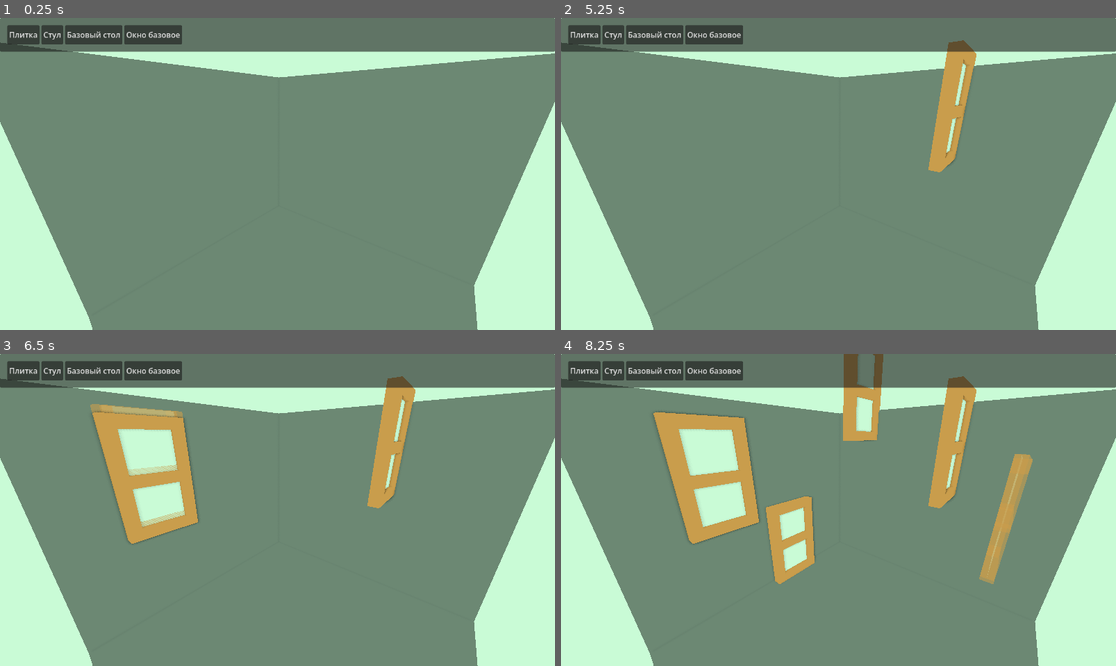
Above: before the commit, frames 1-4 (two rows, left to right).
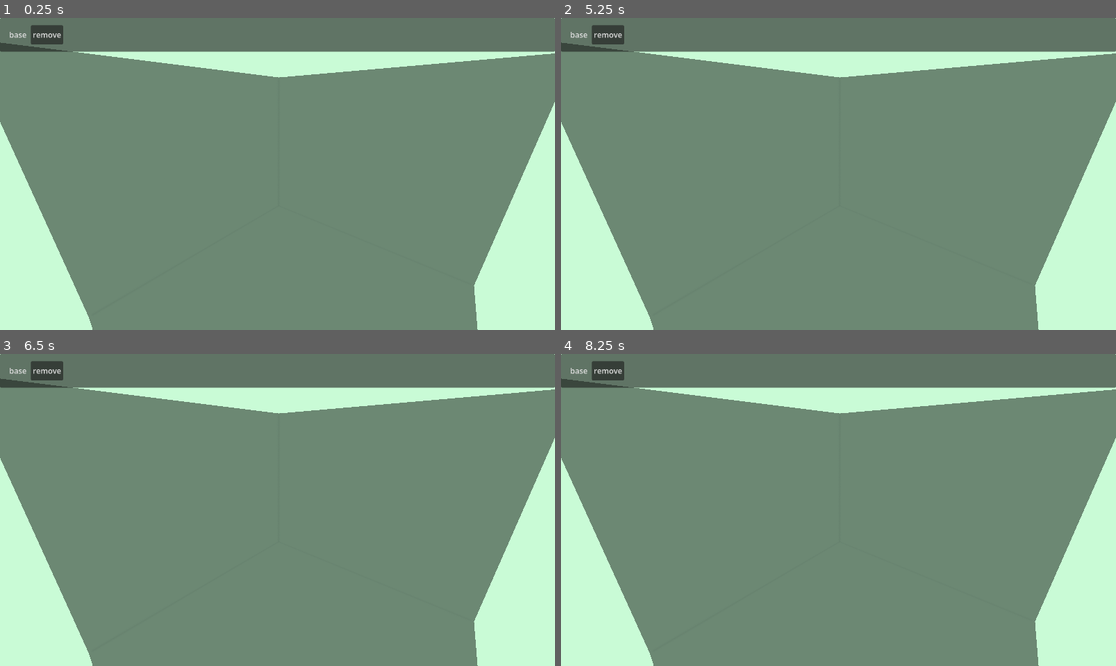
Above: after the commit, the same moments.

Repository: kotofeyy/cozy_lego_game
Game: Godot game, scene res://scenes/main.tscn
Same seed, same stepped clock (60 frames per second), same inputs: the game is played once before the commit and once after it.
Inputs (mouse positions are in pixels of both pictures, inside the frame that each line leads up to):
- Up to frame 1 (0.25 s): no input
- Up to frame 2 (5.25 s): click (583, 33) at 0.5 s, where only the run before the commit has a clickable "Плитка"; click (577, 33) at 1.25 s, where only the run after the commit has a clickable "base"; click (610, 33) at 2 s, where only the run before the commit has a clickable "Стул"; click (605, 33) at 2.75 s, where only the run after the commit has a clickable "remove"; click (655, 33) at 3.5 s, where only the run before the commit has a clickable "Базовый стол"; click (716, 33) at 4.25 s, where only the run before the commit has a clickable "Окно базовое"; tap Enter at 5 s; move the mouse to (960, 158) at 5.02 s; press the mouse at (960, 158) at 5.03 s; hold E (rotate_right) from 5.03 s (still down)
- Up to frame 3 (6.5 s): right-click (399, 494) at 5.3 s; tap Space at 5.75 s; move the mouse to (166, 525) at 5.77 s; release E (rotate_right) at 5.78 s; release the mouse at (166, 525) at 5.78 s; hold Q (rotate_left) from 5.78 s (still down); right-click (166, 525) at 5.85 s; click (166, 525) at 6.05 s
- Up to frame 4 (8.25 s): tap Enter at 6.5, 8 s; move the mouse to (894, 441) at 6.52 s; release Q (rotate_left) at 6.53 s; press the mouse at (894, 441) at 6.53 s; hold E (rotate_right) 6.53-8.03 s; right-click (894, 441) at 6.8 s; tap Space at 7.25 s; move the mouse to (810, 572) at 7.27 s; release the mouse at (810, 572) at 7.28 s; right-click (810, 572) at 7.35 s; click (810, 572) at 7.55 s; move the mouse to (1005, 556) at 8.02 s; hold Q (rotate_left) from 8.03 s (still down); hold Middle mouse button (mouse_middle_action) from 8.03 s (still down)

The runs differ from the first frame. In frame 1, 1.6% of the frame differs, in the area x 1-33%, y 2-9%; in frame 2, 3.5%; in frame 3, 9.6%; in frame 4, 14%, in the area x 1-85%, y 0-74%.

Commit message:
генерация меню мебели из словаря. режим удаления мебели

Diff:
--- a/code/installation_of_blocks.gd
+++ b/code/installation_of_blocks.gd
@@ -7,6 +7,7 @@
 var build_timer = 0.0   # Текущий отсчет
 var group_of_current_block
 var current_block: StaticBody3D
+var delete_mode := false
 
 
 func _ready() -> void:
@@ -29,17 +30,21 @@
 		build_timer -= delta
 
 	if Input.is_action_pressed("mouse_action") and build_timer <= 0:
-		# чтобы плитки не ставились друг на друга, проверяю по группам
-		if not group == group_of_current_block:
-			draw_select_color(false)
-			place_block()
-			build_timer = build_delay # Сбрасываем таймер
-			draw_select_color(true)
+		if get_viewport().gui_get_hovered_control():
+			return
 
-	if Input.is_action_just_pressed("mouse_del"):
-		if group:
-			if group.has("placeable"):
-				object.queue_free()
+		if delete_mode:
+			if group:
+				if group.has("placeable"):
+					object.queue_free()
+		else:
+			# чтобы плитки не ставились друг на друга, проверяю по группам
+			if not group == group_of_current_block:
+				draw_select_color(false)
+				place_block()
+				build_timer = build_delay # Сбрасываем таймер
+				draw_select_color(true)
+
 
 	# вращение
 	if Input.is_action_just_pressed("rotate_left"):
@@ -50,6 +55,7 @@
 		if current_block:
 			current_block.rotation_degrees.y -= 90
 			print("rotation - ", current_block.rotation_degrees)
+
 
 func place_block() -> void:
 	if current_block:
@@ -98,6 +104,7 @@
 
 
 			type = collider.get_groups()
+		type = collider.get_groups()
 	return {
 		"pos": final_pos,
 		"type": type,
@@ -106,14 +113,19 @@
 
 
 func change_block(block) -> void:
-	var path = ItemTypes.blocks[block]["path"]
-	var new_block: PackedScene = load(path)
-	current_block = new_block.instantiate()
-	clear_current_item()
-	current_item.add_child(current_block)
-	draw_select_color(true)
-	current_block.add_to_group("placeable")
-	group_of_current_block = current_block.get_groups()
+	if block == ItemTypes.type.REMOVE:
+		clear_current_item()
+		delete_mode = true
+	else:
+		delete_mode = false
+		var path = ItemTypes.Items[block]["path"]
+		var new_block: PackedScene = load(path)
+		current_block = new_block.instantiate()
+		clear_current_item()
+		current_item.add_child(current_block)
+		draw_select_color(true)
+		current_block.add_to_group("placeable")
+		group_of_current_block = current_block.get_groups()
 
 
 func clear_current_item() ->void:
--- a/code/item_types.gd
+++ b/code/item_types.gd
@@ -3,20 +3,26 @@
 
 
 enum type {
+	REMOVE,
 	TILES_BASE,
 	CHAIR_BASE,
 	TABLE_BASE,
 	WINDOW_BASE,
 }
 
-const blocks = {
+const Items = {
+	type.REMOVE: {
+		"name": "remove",
+		"path": null,
+		"group": "remove"
+	},
 	type.TILES_BASE: {
 		"name": "tiles_base",
 		"path": "res://scenes/blocks/tiles_base.tscn",
 		"group": "tiles_base",
 	},
 	type.CHAIR_BASE: {
-		"name": "tiles_base",
+		"name": "chair_base",
 		"path": "res://scenes/blocks/chair_base.tscn",
 		"group": "chair_base",
 	},
@@ -26,7 +32,7 @@
 		"group": "table_base",
 	},
 	type.WINDOW_BASE: {
-		"name": "table_base",
+		"name": "window_base",
 		"path": "res://scenes/blocks/window_base.tscn",
 		"group": "table_base",
 	}
--- /dev/null
+++ b/code/items_panel.gd
@@ -0,0 +1,49 @@
+extends CanvasLayer
+
+@onready var h_box_container: HBoxContainer = $Panel/MarginContainer/HBoxContainer
+
+
+var items = {
+	"base": [
+		ItemTypes.type.TILES_BASE,
+		ItemTypes.type.CHAIR_BASE,
+		ItemTypes.type.TABLE_BASE,
+		ItemTypes.type.WINDOW_BASE
+	]
+
+}
+
+
+func _ready() -> void:
+	generate_buttons_for_panel()
+
+
+
+func _process(delta: float) -> void:
+	pass
+
+
+func generate_buttons_for_panel() -> void:
+	for category in items:
+		var menu = MenuButton.new()
+		menu.text = str(category)
+		h_box_container.add_child(menu)
+		var button_del = Button.new()
+		button_del.text = "remove"
+		h_box_container.add_child(button_del)
+		button_del.size_flags_horizontal = Control.SIZE_SHRINK_END
+		button_del.alignment = HORIZONTAL_ALIGNMENT_LEFT
+		button_del.pressed.connect(on_click_to_button_del)
+
+		for item: ItemTypes.type in items[category]:
+			var text = str(ItemTypes.Items[item]["name"])
+			menu.get_popup().add_check_item(text, item)
+			menu.get_popup().id_pressed.connect(on_item_pressed)
+
+
+func on_item_pressed(type) -> void:
+	GlobalEvents.change_block.emit(type)
+
+
+func on_click_to_button_del() -> void:
+	GlobalEvents.change_block.emit(ItemTypes.type.REMOVE)
--- a/code/main.gd
+++ b/code/main.gd
@@ -56,19 +56,3 @@
 
 	camera_3d.position = target + offset
 	camera_3d.look_at(target)
-
-
-func _on_tiles_button_pressed() -> void:
-	GlobalEvents.change_block.emit(ItemTypes.type.TILES_BASE)
-
-
-func _on_chair_button_pressed() -> void:
-	GlobalEvents.change_block.emit(ItemTypes.type.CHAIR_BASE)
-
-
-func _on_table_button_pressed() -> void:
-	GlobalEvents.change_block.emit(ItemTypes.type.TABLE_BASE)
-
-
-func _on_window_base_pressed() -> void:
-	GlobalEvents.change_block.emit(ItemTypes.type.WINDOW_BASE)
--- /dev/null
+++ b/scenes/items_panel.tscn
@@ -0,0 +1,27 @@
+[gd_scene format=3 uid="uid://bckxwetw2xpjv"]
+
+[ext_resource type="Script" uid="uid://471irrngblwd" path="res://code/items_panel.gd" id="1_8r8kv"]
+
+[node name="CanvasLayer" type="CanvasLayer" unique_id=1553891261]
+script = ExtResource("1_8r8kv")
+
+[node name="Panel" type="Panel" parent="." unique_id=798646907]
+anchors_preset = 10
+anchor_right = 1.0
+offset_bottom = 70.0
+grow_horizontal = 2
+
+[node name="MarginContainer" type="MarginContainer" parent="Panel" unique_id=1486470335]
+layout_mode = 1
+anchors_preset = 15
+anchor_right = 1.0
+anchor_bottom = 1.0
+grow_horizontal = 2
+grow_vertical = 2
+theme_override_constants/margin_left = 15
+theme_override_constants/margin_top = 15
+theme_override_constants/margin_right = 15
+theme_override_constants/margin_bottom = 15
+
+[node name="HBoxContainer" type="HBoxContainer" parent="Panel/MarginContainer" unique_id=730442590]
+layout_mode = 2
--- a/scenes/main.tscn
+++ b/scenes/main.tscn
@@ -2,6 +2,7 @@
 
 [ext_resource type="Script" uid="uid://wl18hnbefb5o" path="res://code/main.gd" id="1_0wfyh"]
 [ext_resource type="Script" uid="uid://cnl7hrvarjc32" path="res://code/gizmo.gd" id="1_o5qli"]
+[ext_resource type="PackedScene" uid="uid://bckxwetw2xpjv" path="res://scenes/items_panel.tscn" id="2_tbgi4"]
 [ext_resource type="Script" uid="uid://dnugijhfoy545" path="res://code/grid.gd" id="3_sugp2"]
 [ext_resource type="PackedScene" uid="uid://d1j2gh2xldmj" path="res://scenes/installation_of_blocks.tscn" id="4_jyhfs"]
 
@@ -21,44 +22,7 @@
 [node name="Main" type="Node3D" unique_id=504724357]
 script = ExtResource("1_0wfyh")
 
-[node name="CanvasLayer" type="CanvasLayer" parent="." unique_id=1238455373]
-
-[node name="Panel" type="Panel" parent="CanvasLayer" unique_id=820250980]
-anchors_preset = 10
-anchor_right = 1.0
-offset_bottom = 70.0
-grow_horizontal = 2
-
-[node name="MarginContainer" type="MarginContainer" parent="CanvasLayer/Panel" unique_id=511982757]
-layout_mode = 1
-anchors_preset = 15
-anchor_right = 1.0
-anchor_bottom = 1.0
-grow_horizontal = 2
-grow_vertical = 2
-theme_override_constants/margin_left = 15
-theme_override_constants/margin_top = 15
-theme_override_constants/margin_right = 15
-theme_override_constants/margin_bottom = 15
-
-[node name="HBoxContainer" type="HBoxContainer" parent="CanvasLayer/Panel/MarginContainer" unique_id=710783472]
-layout_mode = 2
-
-[node name="TilesButton" type="Button" parent="CanvasLayer/Panel/MarginContainer/HBoxContainer" unique_id=786270055]
-layout_mode = 2
-text = "Плитка"
-
-[node name="ChairButton" type="Button" parent="CanvasLayer/Panel/MarginContainer/HBoxContainer" unique_id=70285026]
-layout_mode = 2
-text = "Стул"
-
-[node name="TableButton" type="Button" parent="CanvasLayer/Panel/MarginContainer/HBoxContainer" unique_id=446133519]
-layout_mode = 2
-text = "Базовый стол"
-
-[node name="WindowBase" type="Button" parent="CanvasLayer/Panel/MarginContainer/HBoxContainer" unique_id=1167755476]
-layout_mode = 2
-text = "Окно базовое"
+[node name="CanvasLayer" parent="." unique_id=1553891261 instance=ExtResource("2_tbgi4")]
 
 [node name="Gizmo" type="MeshInstance3D" parent="." unique_id=267778524]
 visible = false
@@ -107,8 +71,3 @@
 [node name="MeshInstance3D" type="MeshInstance3D" parent="Wall2" unique_id=544758824]
 transform = Transform3D(5.1, 0, 0, 0, 1, 0, 0, 0, 5.1, 0, 0, 0)
 mesh = SubResource("BoxMesh_jyhfs")
-
-[connection signal="pressed" from="CanvasLayer/Panel/MarginContainer/HBoxContainer/TilesButton" to="." method="_on_tiles_button_pressed"]
-[connection signal="pressed" from="CanvasLayer/Panel/MarginContainer/HBoxContainer/ChairButton" to="." method="_on_chair_button_pressed"]
-[connection signal="pressed" from="CanvasLayer/Panel/MarginContainer/HBoxContainer/TableButton" to="." method="_on_table_button_pressed"]
-[connection signal="pressed" from="CanvasLayer/Panel/MarginContainer/HBoxContainer/WindowBase" to="." method="_on_window_base_pressed"]
Not shown, added: code/items_panel.gd.uid
